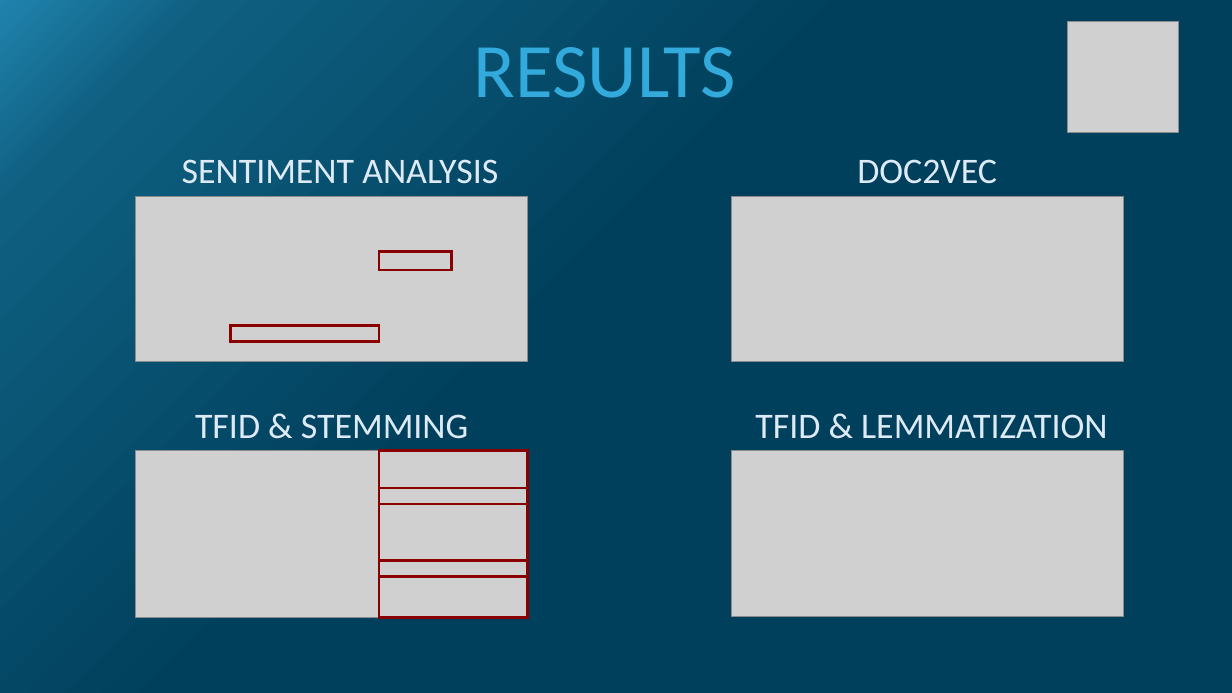
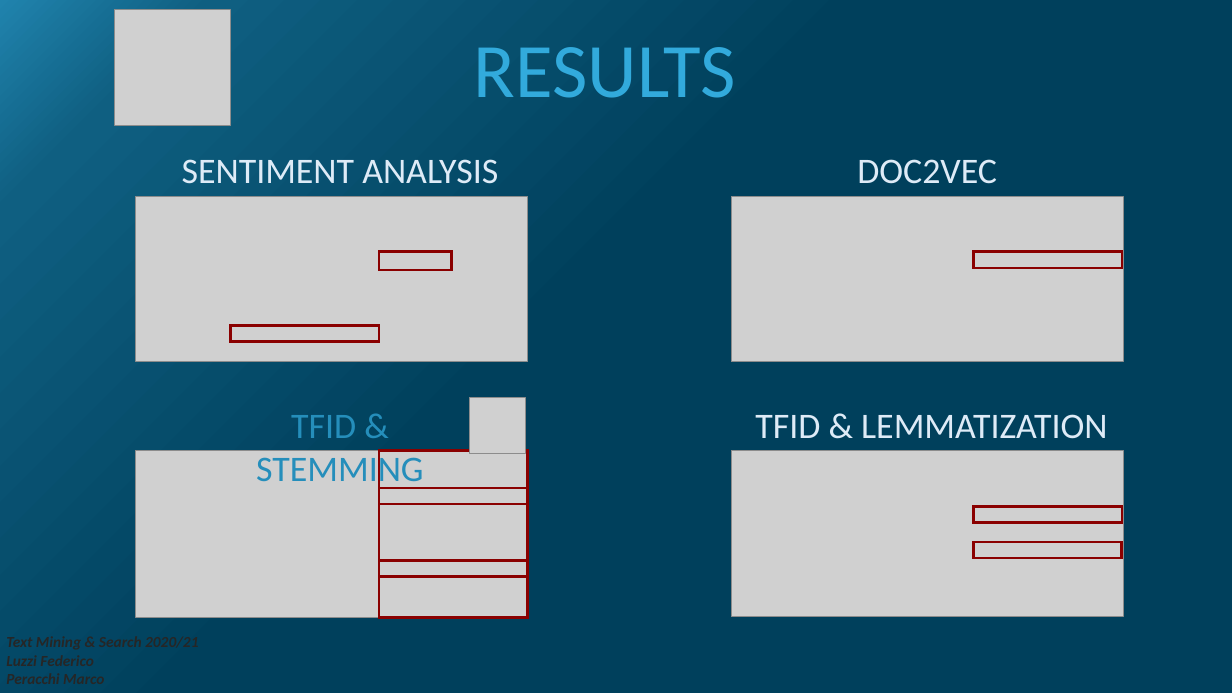
Before and after one commit to MarcoP9/textmining, a slide deck: slide 7 of PresentationTextMining.pptx. Drawn at 1232x693 pixels with LibreOffice and Linux fonts; fonts in the diff are those of the drawing; grey boxes stand for pictures. Boxes give left, top, right and bottom in pixels: in the first picture for what was removed or moved away, otherwise in the second. Text is boxed around its words. In the diff, an @@ line names an element or a change of style, - is before the commit and + after.

Commit message:
finish presentation

```diff
--- a/PresentationTextMining.pptx
+++ b/PresentationTextMining.pptx
@@ picture added at <box>115,10,230,126</box> @@
@@ picture removed at <box>1067,21,1178,132</box> @@
@@ rectangle added at <box>974,251,1123,268</box>, outline #8A0000 2 pt @@
@@ text "TFID & STEMMING": place and size @@
-text "TFID & STEMMING" at <box>195,414,468,439</box>
+text "TFID & STEMMING" at <box>256,415,423,490</box>
@@ text "TFID & STEMMING" at <box>256,415,423,490</box>: text colour #DEEBF7 to #258EBB @@
@@ picture added at <box>470,398,527,455</box> @@
@@ rectangle added at <box>974,506,1123,523</box>, outline #8A0000 2 pt @@
@@ rectangle added at <box>973,543,1122,559</box>, outline #8A0000 2 pt @@
```
Also in this commit, not shown: 7 other slides changed, 2 slides added, 2 slides removed.
